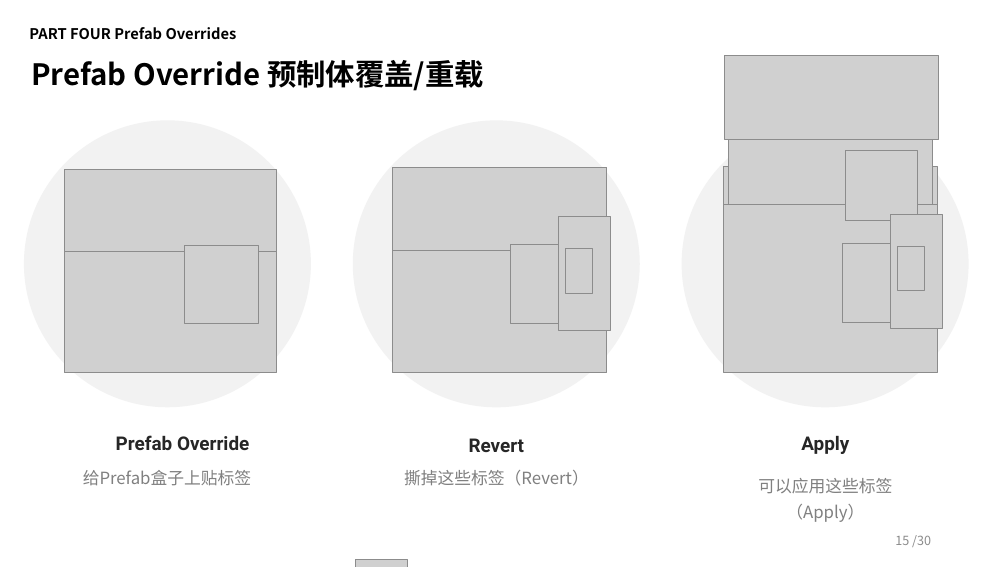
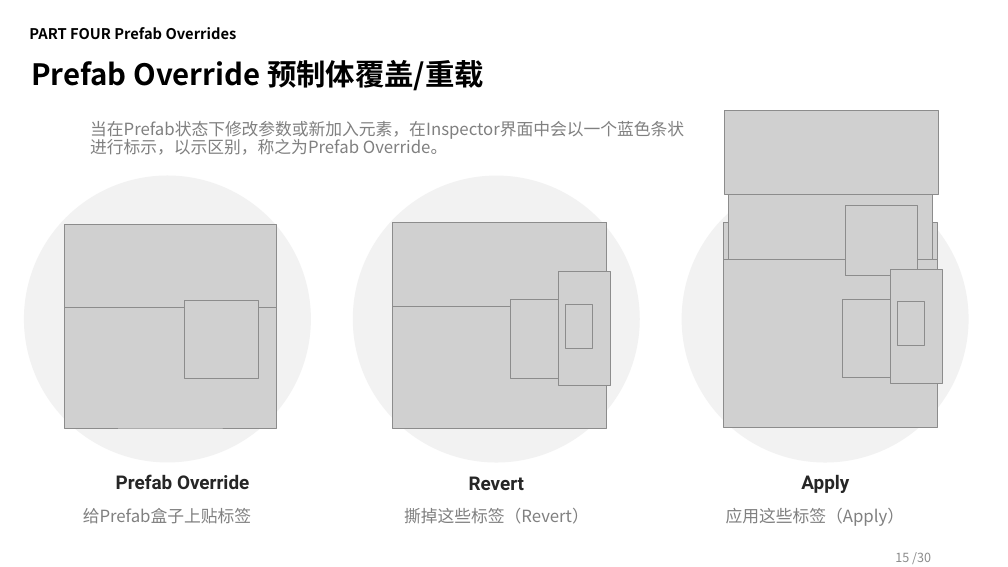
Before and after one commit to BingbingXu/NestedPrefab_Demos, a slide deck: slide 15 of Unity全新Prefab预制体系统.pptx. Drawn at 1008x567 pixels with LibreOffice and Linux fonts; fonts in the diff are those of the drawing; grey boxes stand for pictures; background and template pictures are left out. Boxes give left, top, right and bottom in pixels: in the first picture for what was removed or moved away, otherwise in the second. Text is boxed around its words. In the diff, an @@ line names an element or a change of style, - is before the commit and + after.

```diff
--- a/Unity全新Prefab预制体系统.pptx
+++ b/Unity全新Prefab预制体系统.pptx
@@ text added at [90, 121, 684, 155], 16 pt, text #808080 @@
+当在Prefab状态下修改参数或新加入元素，在Inspector界面中会以一个蓝色条状进行标示，以示区别，称之为Prefab Override。
@@ 20 pictures, 3 ellipses: place and size @@
-20 pictures, 3 ellipses at [24, 55, 969, 408]
+20 pictures, 3 ellipses at [24, 110, 969, 463]
@@ 3 texts: place and size @@
-3 texts at [116, 435, 849, 454]
+3 texts at [116, 474, 849, 493]
@@ text "给Prefab盒子上贴标签": place and size @@
-text "给Prefab盒子上贴标签" at [83, 470, 251, 486]
+text "给Prefab盒子上贴标签" at [83, 508, 251, 524]
@@ text "撕掉这些标签（Revert）": place and size @@
-text "撕掉这些标签（Revert）" at [404, 470, 589, 486]
+text "撕掉这些标签（Revert）" at [404, 508, 589, 524]
@@ text at [726, 508, 905, 526]: text changed @@
-可以应用这些标签（Apply）
+应用这些标签（Apply）
@@ picture removed at [356, 560, 408, 567] @@
@@ page number: place and size @@
-page number at [895, 535, 931, 547]
+page number at [895, 552, 931, 564]
```
Also in this commit, not shown: 10 other slides changed.
